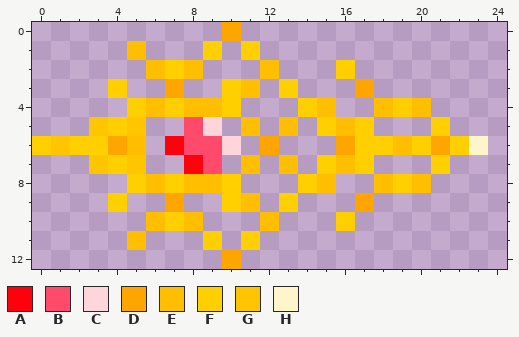
Pixel-art sprite -- files/tower_new/wand_bling.png. The first picture shows the starting point.
The file is 25x13 pixels. Colours within 5 levels of each other are drawn and written as one.
Palette (. is transparent): A #fd010d  B #ff4a6b  C #fed5da  D #ffa500  E #ffbe00  F #ffcf00  G #ffc600  H #fff5ca
Pixels before, first column x 0:
 0 ..........D.............
 1 .....E...F.F............
 2 ......EFE...E...F.......
 3 ....F..D..FE.F...D......
 4 .....FEFEEF...FE..EFE...
 5 ...GFG..BC.E.E.FEF...F..
 6 FGFFDE.ABBC.D...DFFEFDFH
 7 ...GFG..AB.E.E.FEF...F..
 8 .....FEFEEF...FE..EFE...
 9 ....F..D..FE.F...D......
10 ......EFE...E...F.......
11 .....E...F.F............
12 ..........D.............
After:
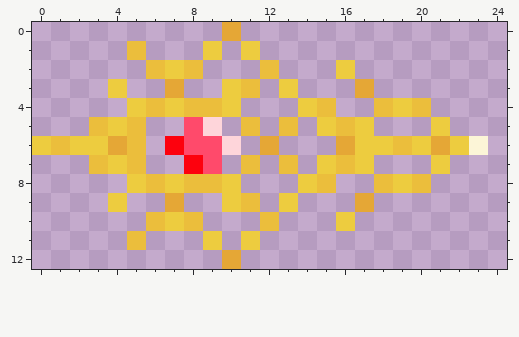
What changed:
Colour D changes from #ffa500 to #e5a736.
Colour E changes from #ffbe00 to #ebbe3c.
Colour F changes from #ffcf00 to #edcc3f.
Colour H changes from #fff5ca to #fcf5d7.
Colour E replaces colour G in row 5 at x 3 and 5; in row 6 at x 1; in row 7 at x 3 and 5.
